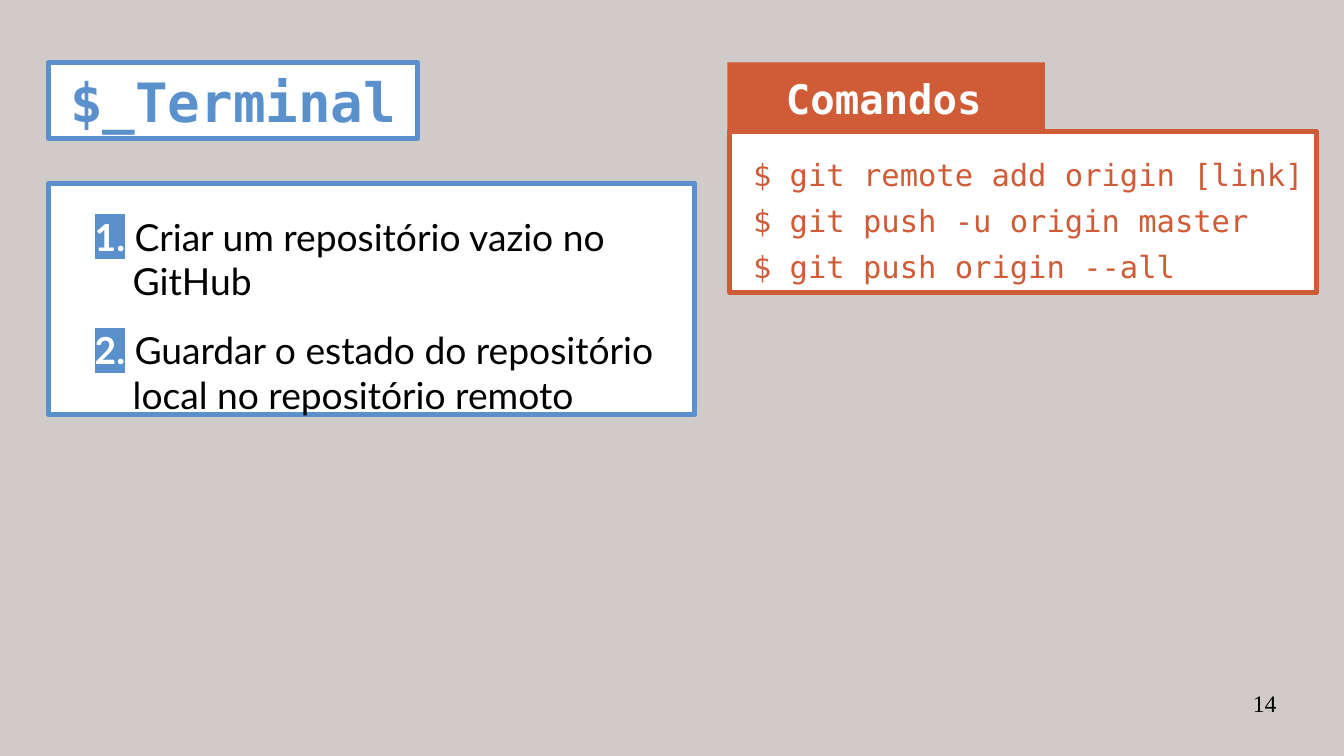
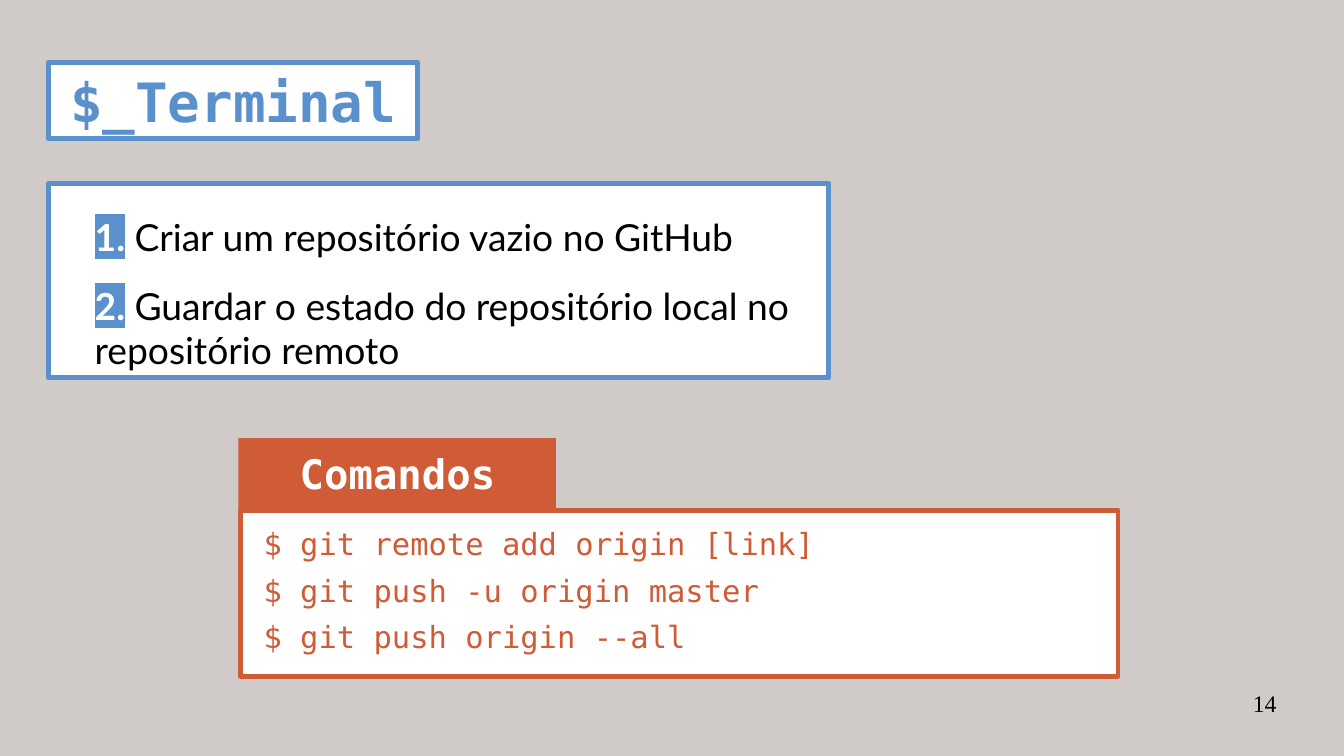
Before and after one commit to miguelpinho/git-lecture, a slide deck: slide 14 of lecture_pt.odp. Drawn at 1344x756 pixels with LibreOffice and Linux fonts; fonts in the diff are those of the drawing. Boxes give left, top, right and bottom in pixels: in the first picture for what was removed or moved away, otherwise in the second. Text is boxed around its words. In the diff, an @@ line names an element or a change of style, - is before the commit and + after.

```diff
--- a/lecture_pt.odp
+++ b/lecture_pt.odp
@@ rectangle removed at [731, 132, 1317, 293] @@
@@ rectangle: place and size @@
-rectangle at [49, 184, 695, 415]
+rectangle at [49, 184, 829, 378]
@@ text "1. Criar um repositório vazio ..." rewrapped from [95, 224, 653, 417] to [95, 223, 789, 371] @@
@@ text "Comandos": place and size @@
-text "Comandos" at [786, 83, 982, 115]
+text "Comandos" at [300, 458, 496, 490]
@@ rectangle: place and size @@
-rectangle at [728, 62, 1045, 133]
+rectangle at [239, 438, 556, 509]
@@ rectangle added at [240, 511, 1118, 677], fill #FFFFFF, outline #CF5C36 2.89 pt @@
@@ text "$ git remote add origin ...": place and size @@
-text "$ git remote add origin ..." at [790, 162, 1303, 284]
+text "$ git remote add origin ..." at [300, 531, 814, 654]
```
Also in this commit, not shown: 8 other slides changed, 1 other file.
